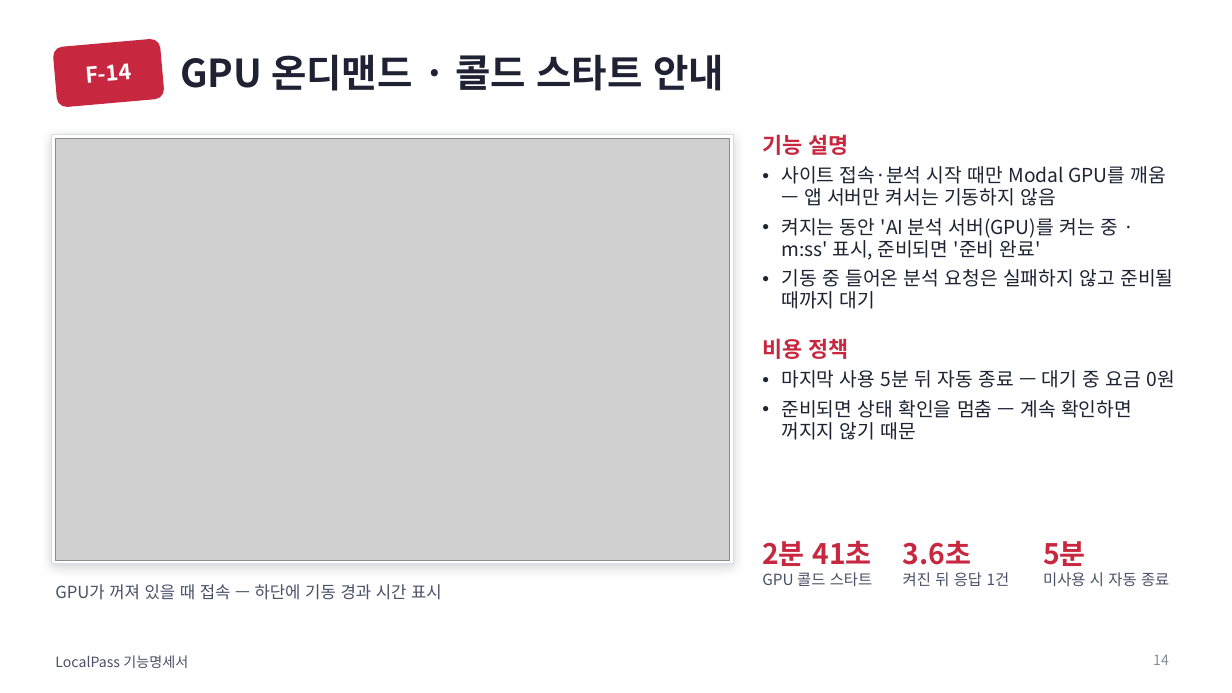
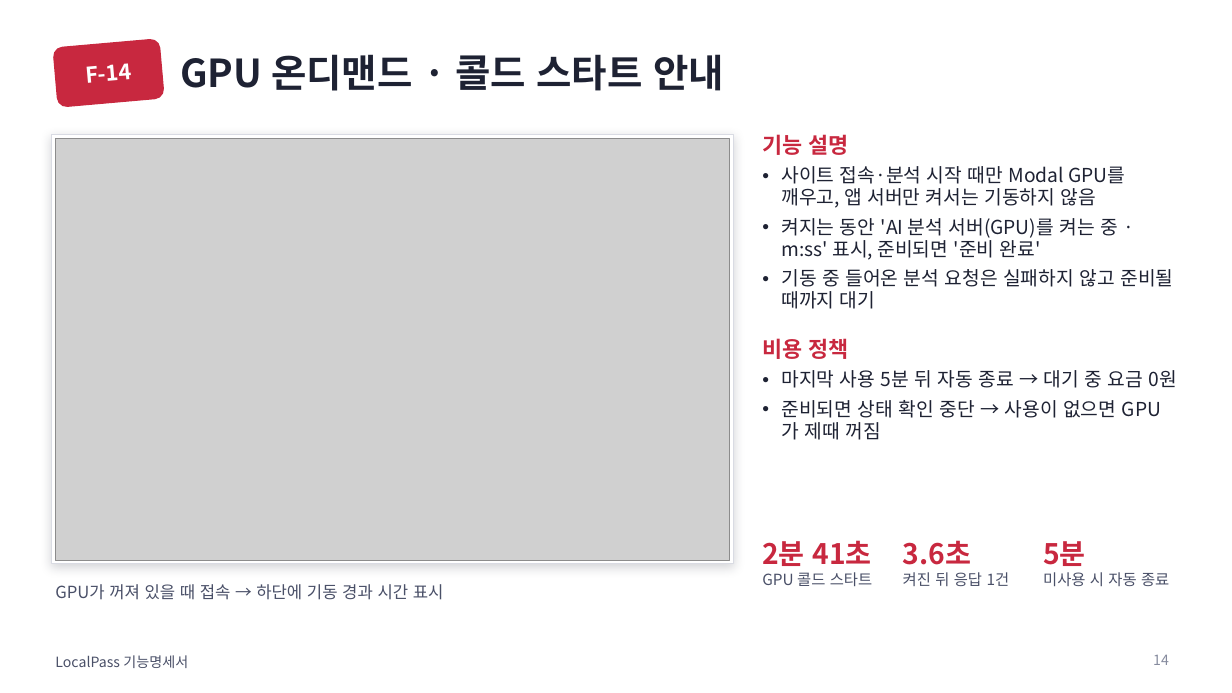
Before and after one commit to 55wind/localpass, a slide deck: slide 14 of docs/LocalPass_기능명세서.pptx. Drawn at 1232x693 pixels with LibreOffice and Linux fonts; fonts in the diff are those of the drawing; grey boxes stand for pictures. Boxes give left, top, right and bottom in pixels: in the first picture for what was removed or moved away, otherwise in the second. Text is boxed around its words. In the diff, an @@ line names an element or a change of style, - is before the commit and + after.

```diff
--- a/docs/LocalPass_기능명세서.pptx
+++ b/docs/LocalPass_기능명세서.pptx
@@ text at box(781, 166, 1125, 208): text changed @@
-• 사이트 접속·분석 시작 때만 Modal GPU를 깨움 — 앱 서버만 켜서는 기동하지 않음
+• 사이트 접속·분석 시작 때만 Modal GPU를 깨우고, 앱 서버만 켜서는 기동하지 않음
@@ text at box(781, 370, 1177, 440): text changed @@
-• 마지막 사용 5분 뒤 자동 종료 — 대기 중 요금 0원
-• 준비되면 상태 확인을 멈춤 — 계속 확인하면 꺼지지 않기 때문
+• 마지막 사용 5분 뒤 자동 종료 → 대기 중 요금 0원
+• 준비되면 상태 확인 중단 → 사용이 없으면 GPU가 제때 꺼짐
@@ text at box(55, 584, 444, 600): text changed @@
-GPU가 꺼져 있을 때 접속 — 하단에 기동 경과 시간 표시
+GPU가 꺼져 있을 때 접속 → 하단에 기동 경과 시간 표시
```
Also in this commit, not shown: 12 other slides changed, 6 other files.
